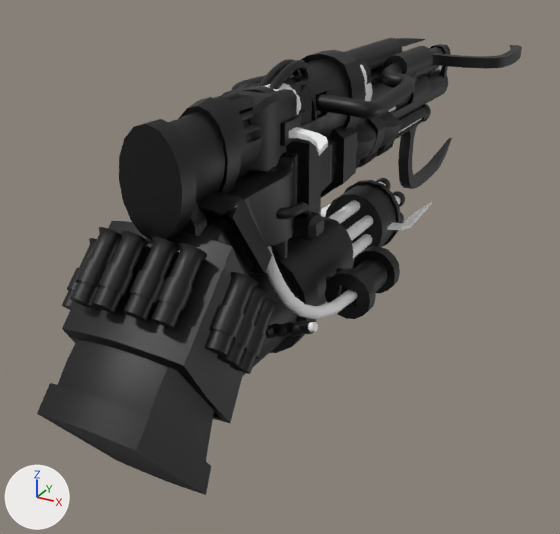
One commit to the FBX model Assets/FBX/Weapons/Oficiais/Metralhadora.fbx: the scene before it, then after it.
Both versions are drawn from a 50 mm camera at (0.755, -1.208, 0.495) aimed at (-0.102, 0.351, -0.284). The lights are fixed; the arrows at lower left show +X, +Y and +Z. Where no turn or scale is listed for an object, it has been applied to the vertices.

Before the edit, the objects in view are built like this:
```python
me_escopeta_001 = bpy.data.meshes.new('Escopeta.001')
me_escopeta_001.from_pydata(...)  # 4517 vertices, 4467 faces; spans x -0.23..0.23, y -0.48..1.47, z -0.45..0.2
me_escopeta_001.materials.append(mat_material)  # picture img_emission_escopeta_png
me_metralhadora_001 = bpy.data.meshes.new('Metralhadora.001')
me_metralhadora_001.from_pydata(...)  # 7950 vertices, 7718 faces; spans x -0.173..0.176, y -0.267..1.146, z -0.206..0.243
me_metralhadora_001.materials.append(mat_material_001)  # picture img_emission_metralhadora_png
me_minigun_001 = bpy.data.meshes.new('MiniGun.001')
me_minigun_001.from_pydata(...)  # 5186 vertices, 4857 faces; spans x -0.195..0.221, y -0.126..0.868, z -0.355..0.017
me_minigun_001.materials.append(mat_material_004)  # picture img_emission_minigun_png
me_pistola_001 = bpy.data.meshes.new('Pistola.001')
me_pistola_001.from_pydata(...)  # 2662 vertices, 2568 faces; spans x -0.178..0.175, y -0.091..0.567, z -0.132..0.249
me_pistola_001.materials.append(mat_material_005)  # picture img_emission_pistola_png
me_sniper_001 = bpy.data.meshes.new('Sniper.001')
me_sniper_001.from_pydata(...)  # 1892 vertices, 1874 faces; spans x -0.075..0.075, y -0.228..1.01, z -0.131..0.213
me_sniper_001.materials.append(mat_material_003)  # picture img_emission_sniper_png
ob_escopeta = bpy.data.objects.new('Escopeta', me_escopeta_001)
ob_escopeta.location = (0.0, 0.0, 0.0)
ob_metralhadora = bpy.data.objects.new('Metralhadora', me_metralhadora_001)
ob_metralhadora.location = (0.0, 0.0, 0.0)
ob_minigun = bpy.data.objects.new('MiniGun', me_minigun_001)
ob_minigun.location = (0.0, 0.0, 0.0)
ob_pistola = bpy.data.objects.new('Pistola', me_pistola_001)
ob_pistola.location = (0.0, 0.0, 0.0)
ob_sniper = bpy.data.objects.new('Sniper', me_sniper_001)
ob_sniper.location = (0.0, 0.0, 0.0)
```
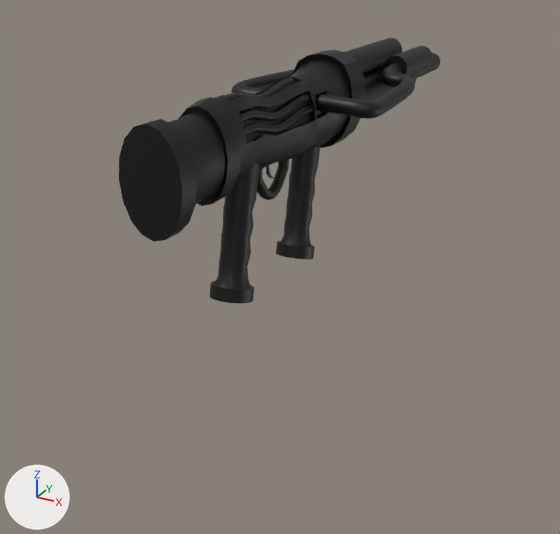
Changed parts and their boxes (x1, y1, x2, y2) in the pictures (560 x 534 px):
'Escopeta', deleted (black)
    before: (37, 38, 522, 495)
'MiniGun', deleted (black)
    before: (242, 178, 433, 377)
'Pistola', deleted (black)
    before: (222, 59, 373, 273)
'Sniper', deleted (black)
    before: (181, 63, 431, 236)

What changed in the scene script:
```text
Remove ob_escopeta:
    ob_escopeta = bpy.data.objects.new('Escopeta', me_escopeta_001)
    ob_escopeta.location = (0.0, 0.0, 0.0)
Remove ob_minigun:
    ob_minigun = bpy.data.objects.new('MiniGun', me_minigun_001)
    ob_minigun.location = (0.0, 0.0, 0.0)
Remove ob_pistola:
    ob_pistola = bpy.data.objects.new('Pistola', me_pistola_001)
    ob_pistola.location = (0.0, 0.0, 0.0)
Remove ob_sniper:
    ob_sniper = bpy.data.objects.new('Sniper', me_sniper_001)
    ob_sniper.location = (0.0, 0.0, 0.0)
```
